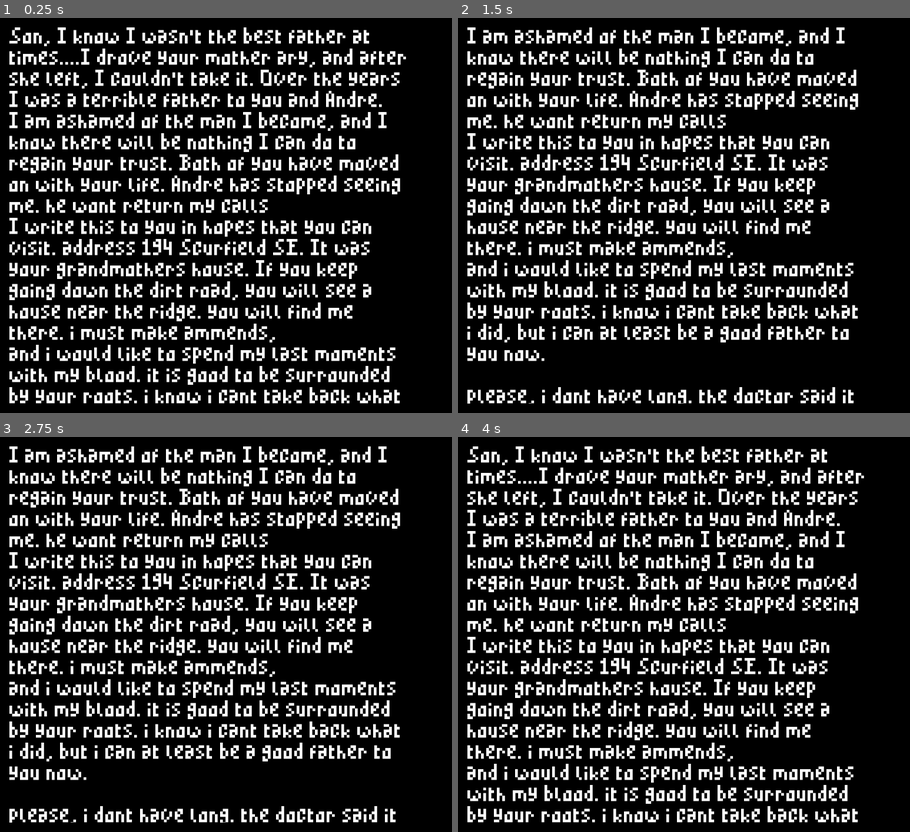
Above: before the commit, frames 1-4 (two rows, left to right).
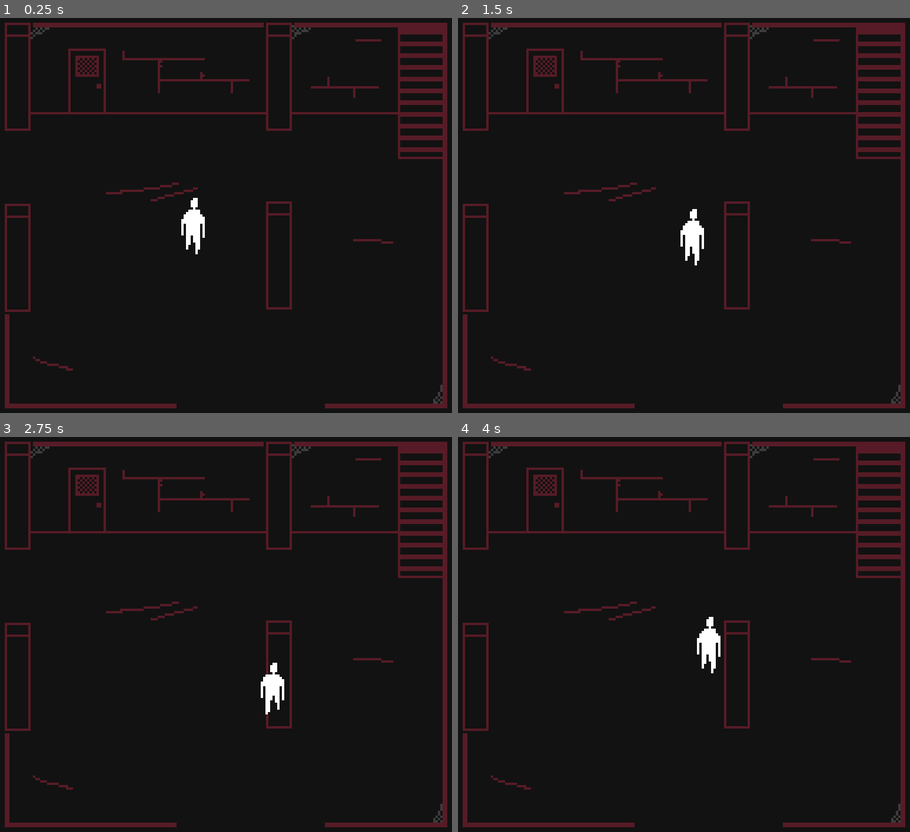
Above: after the commit, the same moments.

Repository: matthew-hre/GGJ2023
Game: Godot game, scene res://Scenes/Game.tscn
Same seed, same stepped clock (60 frames per second), same inputs: the game is played once before the commit and once after it.
Inputs:
- Up to frame 1 (0.25 s): no input
- Up to frame 2 (1.5 s): tap Enter (enter, bound only after the commit) at 0.5, 1.35 s; hold D (right) 0.53-1.28 s; hold Enter (enter, bound only after the commit) 0.53-1.28 s; hold Down (down) from 1.28 s (still down)
- Up to frame 3 (2.75 s): release Down (down) at 2.03 s; hold D (right) from 2.03 s (still down); hold Enter (enter, bound only after the commit) from 2.03 s (still down)
- Up to frame 4 (4 s): release D (right) at 2.78 s; release Enter (enter, bound only after the commit) at 2.78 s; hold W (up) 2.78-3.53 s; tap Enter (enter, bound only after the commit) at 2.85 s; hold A (left) from 3.53 s (still down); hold Enter (enter, bound only after the commit) from 3.53 s (still down)

The runs differ from the first frame. In frame 1, 28% of the frame differs, in the area x 1-99%, y 1-99%; in frame 2, 26%; in frame 3, 26%; in frame 4, 29%.

Commit message:
added note scrolling, entering and exiting

Diff:
--- a/Assets/Fonts/notefont.tres
+++ b/Assets/Fonts/notefont.tres
@@ -3,7 +3,7 @@
 [ext_resource path="res://Assets/Fonts/MinimalPixel v2.ttf" type="DynamicFontData" id=1]
 
 [resource]
-size = 8
+size = 12
 outline_color = Color( 1, 1, 1, 0 )
 use_filter = true
 font_data = ExtResource( 1 )
--- a/Scenes/Game.tscn
+++ b/Scenes/Game.tscn
@@ -1,9 +1,10 @@
-[gd_scene load_steps=12 format=2]
+[gd_scene load_steps=13 format=2]
 
 [ext_resource path="res://Scenes/Player.tscn" type="PackedScene" id=1]
 [ext_resource path="res://Assets/template/template-top.png" type="Texture" id=2]
 [ext_resource path="res://Assets/template/template-base.png" type="Texture" id=3]
 [ext_resource path="res://Scenes/NoteManager.tscn" type="PackedScene" id=4]
+[ext_resource path="res://Scenes/NoteTrigger.tscn" type="PackedScene" id=5]
 
 [sub_resource type="GDScript" id=1]
 script/source = "extends Sprite
@@ -48,6 +49,12 @@
 z_index = 4096
 
 [node name="NoteManager" parent="NoteManager" instance=ExtResource( 4 )]
+
+[node name="NoteTrigger" parent="NoteManager" groups=[
+"NoteTrigger",
+] instance=ExtResource( 5 )]
+position = Vector2( 37.2704, 49.0695 )
+filepath = "note1"
 
 [node name="TopLayer" type="Sprite" parent="."]
 z_index = 1
--- a/Scenes/NoteManager.gd
+++ b/Scenes/NoteManager.gd
@@ -1,26 +1,34 @@
 extends Control
 
-var file = File.new()
+var file = null
+var filepath = ""
+var enabled = false
 var text = ""
 var wrap_width = 0
 var current_line = 0
 
+signal note_enter
+signal note_exit
+
 var font = load("res://Assets/Fonts/notefont.tres")
 
 func _ready():
-	# set z index to 1000 so it's on top of everything
+	if (filepath != ""):
+		load_note()
 
-	file.open("res://Assets/notes/note1.txt", File.READ)
-	text = file.get_as_text()
-	file.close()
+	# connect to every note trigger
+	for note in get_tree().get_nodes_in_group("NoteTrigger"):
+		note.connect("player_entered", self, "trigger_note", [filepath])
 
 	wrap_width = get_viewport_rect().size.x - 20
 	current_line = 0
+	$RichTextLabel.bbcode_text = text
+	$RichTextLabel.get_child(0).modulate.a = 0
+	$RichTextLabel.get_child(0).rect_size.x = 1
 
 func _draw():
-	draw_rect(Rect2(0, 0, get_viewport_rect().size.x, get_viewport_rect().size.y), Color(0, 0, 0, 1))
-	$RichTextLabel.bbcode_text = text
-	$RichTextLabel.get_child(0).modulate.a = 0
+	if (enabled):
+		draw_rect(Rect2(0, 0, get_viewport_rect().size.x, get_viewport_rect().size.y), Color(0, 0, 0, 1))
 
 func _input(event):
 	# in the player presses the down key, scroll down
@@ -36,3 +44,34 @@
 			current_line -= 1
 			$RichTextLabel.scroll_to_line(current_line)
 		$RichTextLabel.scroll_to_line(current_line)
+
+	# if the player presses enter or escape, close the note
+	if event.is_action_pressed("enter") or event.is_action_pressed("escape"):
+		enabled = false
+		$RichTextLabel.bbcode_text = ""
+		emit_signal("note_exit")
+		update()
+
+func load_note():
+	# load the note
+	print(filepath)
+
+	file = File.new()
+	file.open("Assets/notes/" + filepath + ".txt", File.READ)
+	text = file.get_as_text()
+	file.close()
+
+	current_line = 0
+
+	text += "\n\n[color=#ea323c]ENTER or ESC to close[/color]"
+
+	$RichTextLabel.bbcode_text = text
+	$RichTextLabel.scroll_to_line(current_line)
+
+func trigger_note(new_filepath, other_thing):
+	print(other_thing) # idk what this is but it's needed
+	filepath = new_filepath
+	load_note()
+	enabled = true
+	emit_signal("note_enter")
+	update()
--- a/Scenes/NoteManager.tscn
+++ b/Scenes/NoteManager.tscn
@@ -17,7 +17,7 @@
 margin_right = 188.0
 margin_bottom = 164.0
 custom_fonts/normal_font = ExtResource( 2 )
-text = "	"
+bbcode_enabled = true
 __meta__ = {
 "_edit_use_anchors_": false
 }
--- /dev/null
+++ b/Scenes/NoteTrigger.gd
@@ -0,0 +1,18 @@
+extends Area2D
+
+signal player_entered(filepath)
+
+export var filepath = ""
+
+func _ready():
+	var connection = connect("body_entered", self, "_on_body_entered")
+	if connection:
+		# yeah, we connected
+		pass
+
+# when the player enters the area, emit a signal
+func _on_body_entered(body):
+	if body.name == "Player":
+		emit_signal("player_entered", filepath)
+		# remove self from the scene
+		queue_free()
--- /dev/null
+++ b/Scenes/NoteTrigger.tscn
@@ -0,0 +1,12 @@
+[gd_scene load_steps=3 format=2]
+
+[ext_resource path="res://Scenes/NoteTrigger.gd" type="Script" id=1]
+
+[sub_resource type="CircleShape2D" id=1]
+
+[node name="Area2D" type="Area2D"]
+script = ExtResource( 1 )
+
+[node name="CollisionShape2D" type="CollisionShape2D" parent="."]
+scale = Vector2( 0.5, 0.5 )
+shape = SubResource( 1 )
--- a/Scenes/Player.gd
+++ b/Scenes/Player.gd
@@ -3,18 +3,31 @@
 export (int) var speed = 1400
 
 var velocity = Vector2()
+var can_move = true
+
+func _ready():
+	# connect to the NoteManager's "note_hit" signal. the NoteManager is in the root node
+	get_tree().current_scene.get_node("NoteManager/NoteManager").connect("note_enter", self, "disable_movement")
+	get_tree().current_scene.get_node("NoteManager/NoteManager").connect("note_exit", self, "enable_movement")
+
+func disable_movement():
+	can_move = false
+
+func enable_movement():
+	can_move = true
 
 func get_input():
-	velocity = Vector2()
-	if Input.is_action_pressed("right"):
-		velocity.x += 1
-	if Input.is_action_pressed("left"):
-		velocity.x -= 1
-	if Input.is_action_pressed("down"):
-		velocity.y += 1
-	if Input.is_action_pressed("up"):
-		velocity.y -= 1
-	velocity = velocity.normalized() * speed
+	if can_move:
+		velocity = Vector2()
+		if Input.is_action_pressed("right"):
+			velocity.x += 1
+		if Input.is_action_pressed("left"):
+			velocity.x -= 1
+		if Input.is_action_pressed("down"):
+			velocity.y += 1
+		if Input.is_action_pressed("up"):
+			velocity.y -= 1
+		velocity = velocity.normalized() * speed
 
 func _physics_process(delta):
 	get_input()
@@ -25,6 +38,6 @@
 	else:
 		$Sprite.stop()
 
-func _process(delta):
+func _process(_delta):
 	# set z-index to y position
 	$Sprite.z_index = int(position.y)
--- a/Scenes/Player.tscn
+++ b/Scenes/Player.tscn
@@ -32,4 +32,4 @@
 [node name="Sprite" type="AnimatedSprite" parent="."]
 frames = SubResource( 4 )
 animation = "walk-up-down"
-speed_scale = 0.4
+speed_scale = 0.5
--- a/project.godot
+++ b/project.godot
@@ -50,6 +50,16 @@
 , Object(InputEventKey,"resource_local_to_scene":false,"resource_name":"","device":0,"alt":false,"shift":false,"control":false,"meta":false,"command":false,"pressed":false,"scancode":16777233,"unicode":0,"echo":false,"script":null)
  ]
 }
+escape={
+"deadzone": 0.5,
+"events": [ Object(InputEventKey,"resource_local_to_scene":false,"resource_name":"","device":0,"alt":false,"shift":false,"control":false,"meta":false,"command":false,"pressed":false,"scancode":16777217,"unicode":0,"echo":false,"script":null)
+ ]
+}
+enter={
+"deadzone": 0.5,
+"events": [ Object(InputEventKey,"resource_local_to_scene":false,"resource_name":"","device":0,"alt":false,"shift":false,"control":false,"meta":false,"command":false,"pressed":false,"scancode":16777221,"unicode":0,"echo":false,"script":null)
+ ]
+}
 
 [physics]
 
Not shown, changed: Assets/notes/note1.txt
Not shown, changed: Assets/notes/note2.txt
